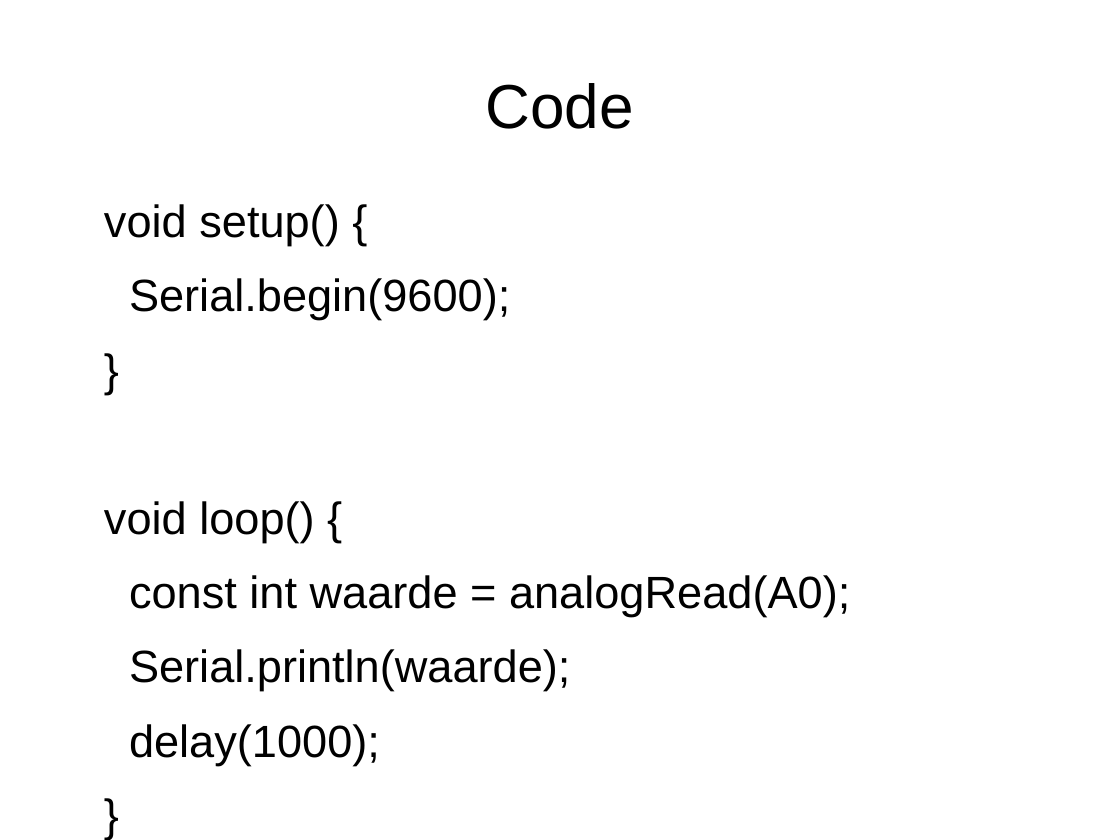
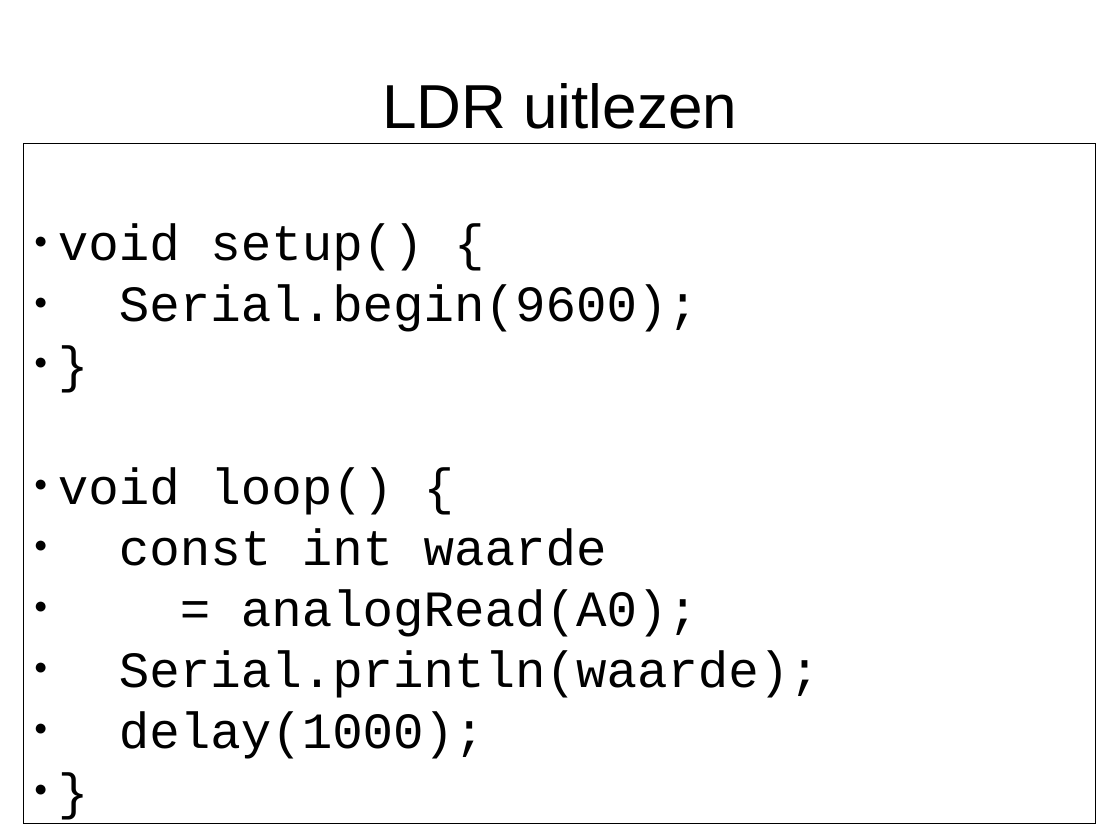
Before and after one commit to djog/arduino_cursus, a slide deck: slide 6 of Raw/Ldr.odp. Drawn at 1120x840 pixels with LibreOffice and Linux fonts; fonts in the diff are those of the drawing. Boxes give left, top, right and bottom in pixels: in the first picture for what was removed or moved away, otherwise in the second. Text is boxed around its words. In the diff, an @@ line names an element or a change of style, - is before the commit and + after.

```diff
--- a/Raw/Ldr.odp
+++ b/Raw/Ldr.odp
@@ title at box(382, 83, 737, 129): text changed @@
-Code
+LDR uitlezen
@@ rectangle "void setup() {": place and size @@
-rectangle "void setup() {" at box(104, 204, 850, 765)
+rectangle "void setup() {" at box(24, 144, 1097, 824)
@@ rectangle "void setup() {" at box(24, 144, 1097, 824): vertical alignment top to middle; fill none to #FFFFFF; outline none to #000000 0 pt @@
@@ text in rectangle at box(58, 223, 820, 759): size 32 to 36 pt, font Arial to Courier New in "void setup() {", "Serial.begin(9600);", "}", "void loop() {" and 3 more places; bullet none to ●; less space between paragraphs @@
@@ text in rectangle at box(119, 528, 698, 637): text changed; size 32 to 36 pt; font Arial to Courier New @@
-const int waarde = analogRead(A0);
+● const int waarde
+● = analogRead(A0);
```
Also in this commit, not shown: 4 other slides changed, 15 other files.
